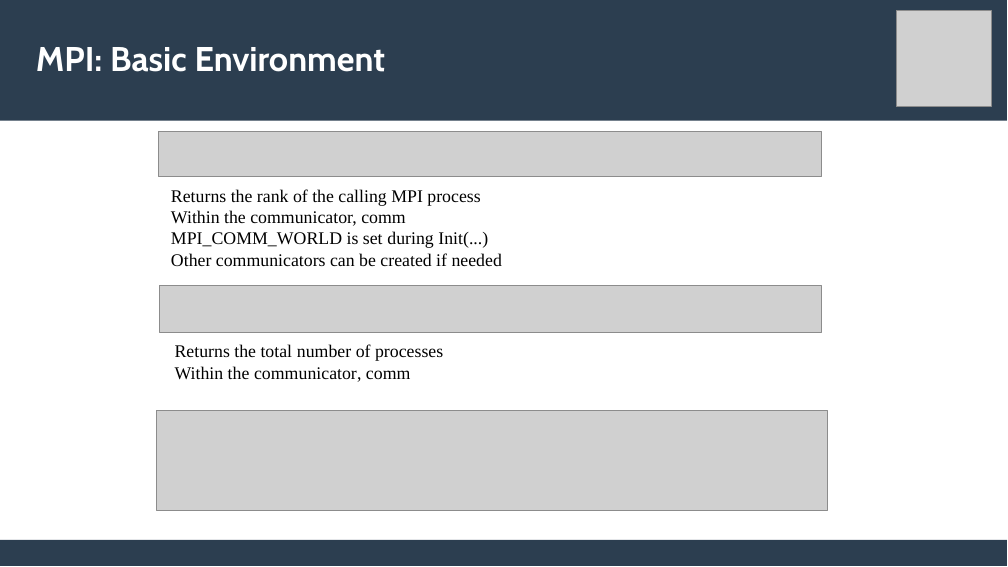
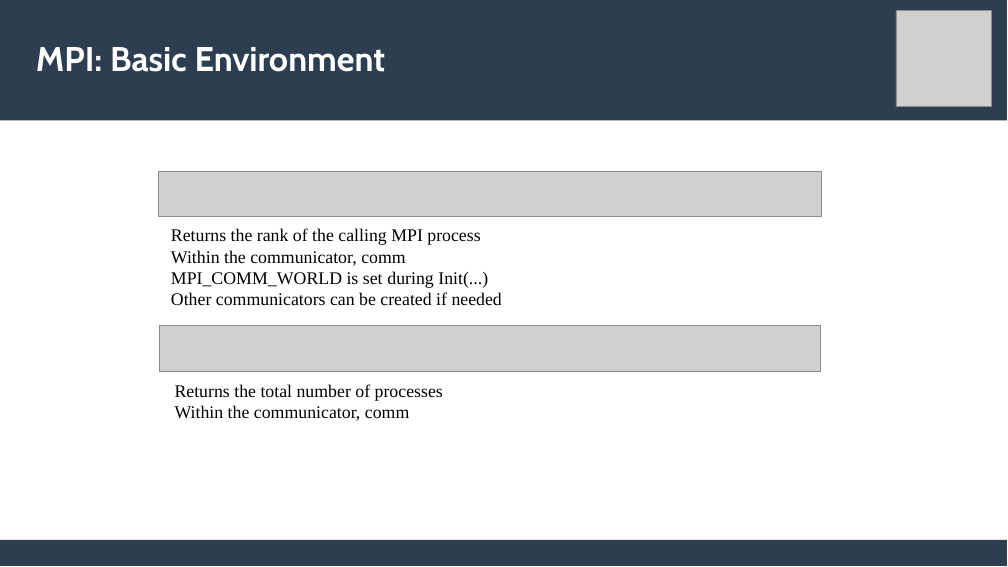
Before and after one commit to lemoinep/ParallelProgramming, a slide deck: slide 7 of MySlides/Session2_ParallelProgramming_MPI.pptx (slide 8 before the commit). Drawn at 1008x567 pixels with LibreOffice and Linux fonts; fonts in the diff are those of the drawing; grey boxes stand for pictures. Boxes give left, top, right and bottom in pixels: in the first picture for what was removed or moved away, otherwise in the second. Text is boxed around its words. In the diff, an @@ line names an element or a change of style, - is before the commit and + after.

```diff
--- a/MySlides/Session2_ParallelProgramming_MPI.pptx
+++ b/MySlides/Session2_ParallelProgramming_MPI.pptx
@@ 2 pictures, 2 texts: place and size @@
-2 pictures, 2 texts at <box>158,132,821,382</box>
+2 pictures, 2 texts at <box>158,171,821,421</box>
@@ picture removed at <box>156,411,827,511</box> @@
```
Also in this commit, not shown: 11 other slides changed, 6 slides added, 3 slides removed, 1 other file.
